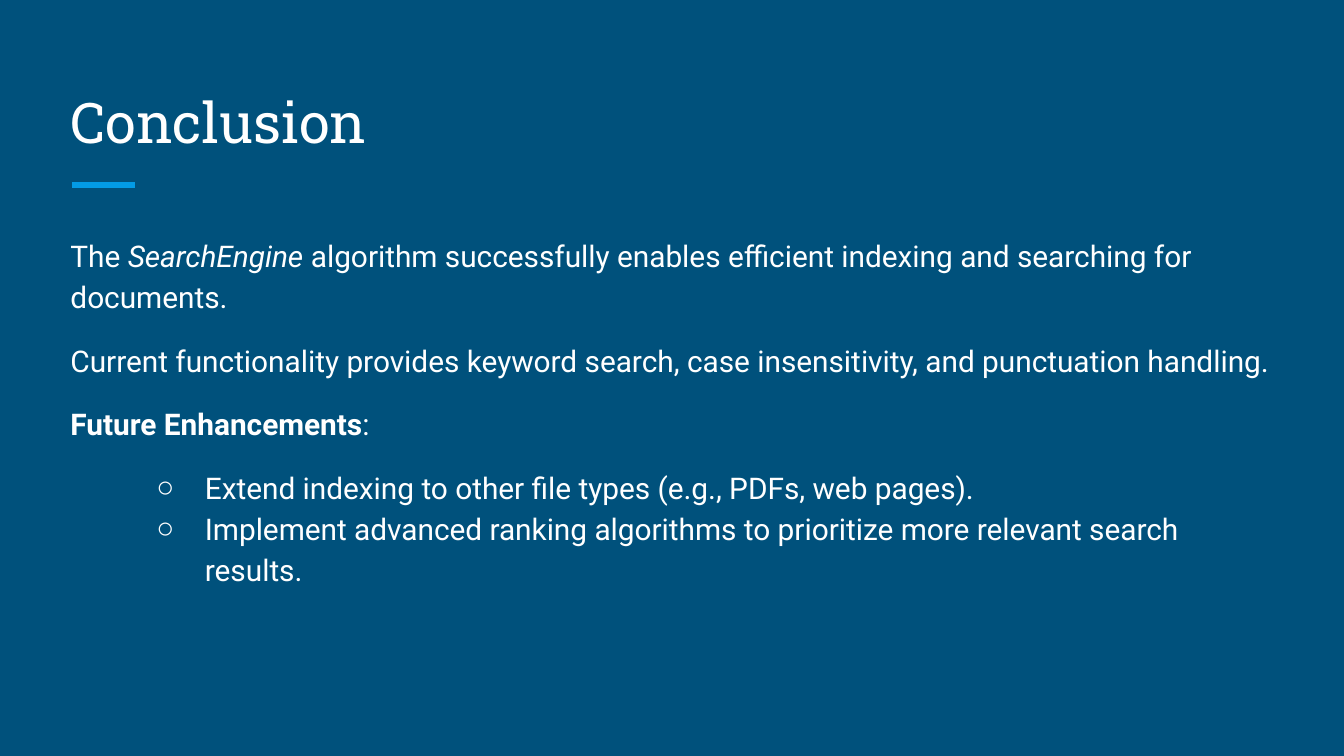
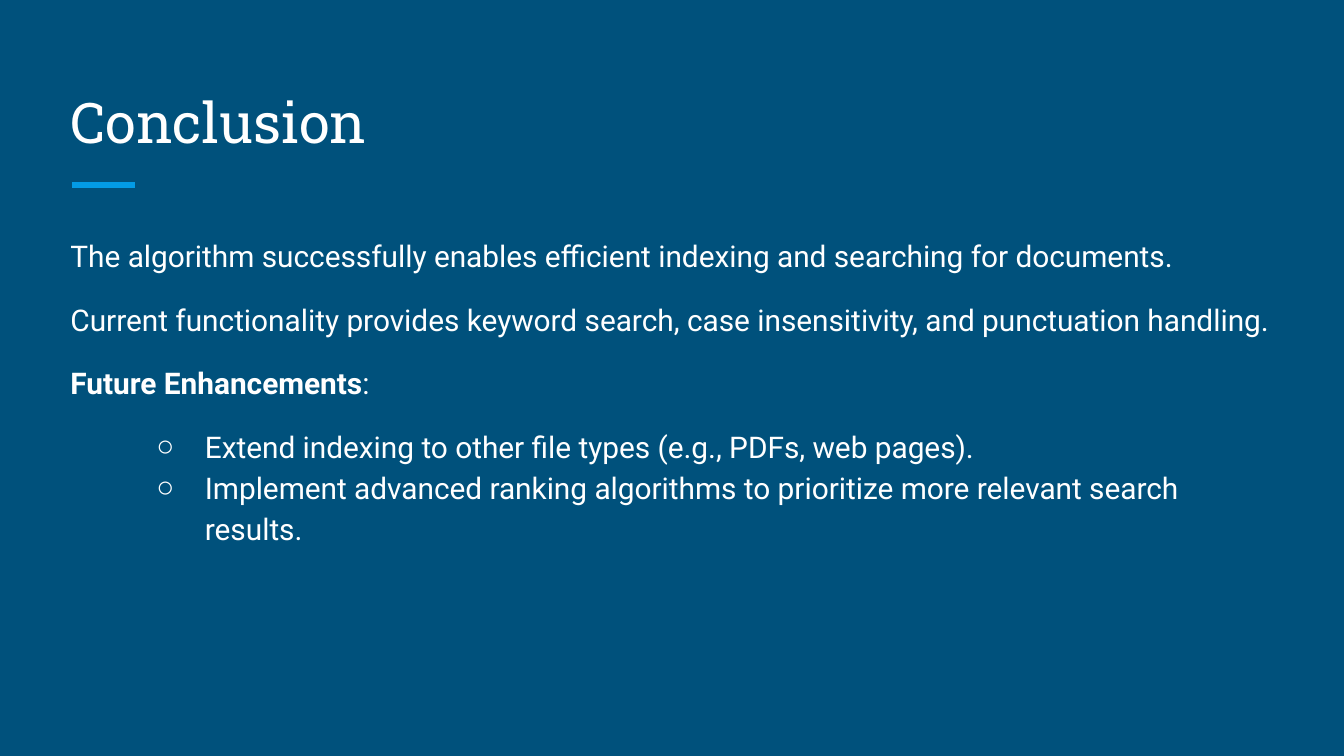
Before and after one commit to mjawadhaider/search-documents, a slide deck: slide 10 of Presentation.pptx (slide 8 before the commit). Drawn at 1344x756 pixels with LibreOffice and Linux fonts; fonts in the diff are those of the drawing. Boxes give left, top, right and bottom in pixels: in the first picture for what was removed or moved away, otherwise in the second. Text is boxed around its words. In the diff, an @@ line names an element or a change of style, - is before the commit and + after.

```diff
--- a/Presentation.pptx
+++ b/Presentation.pptx
@@ text at (70, 244, 1173, 274): text changed @@
-The SearchEngine algorithm successfully enables efficient indexing and searching for documents.
+The algorithm successfully enables efficient indexing and searching for documents.
```
Also in this commit, not shown: 4 other slides changed, 3 slides added, 1 slide removed, 5 other files.
